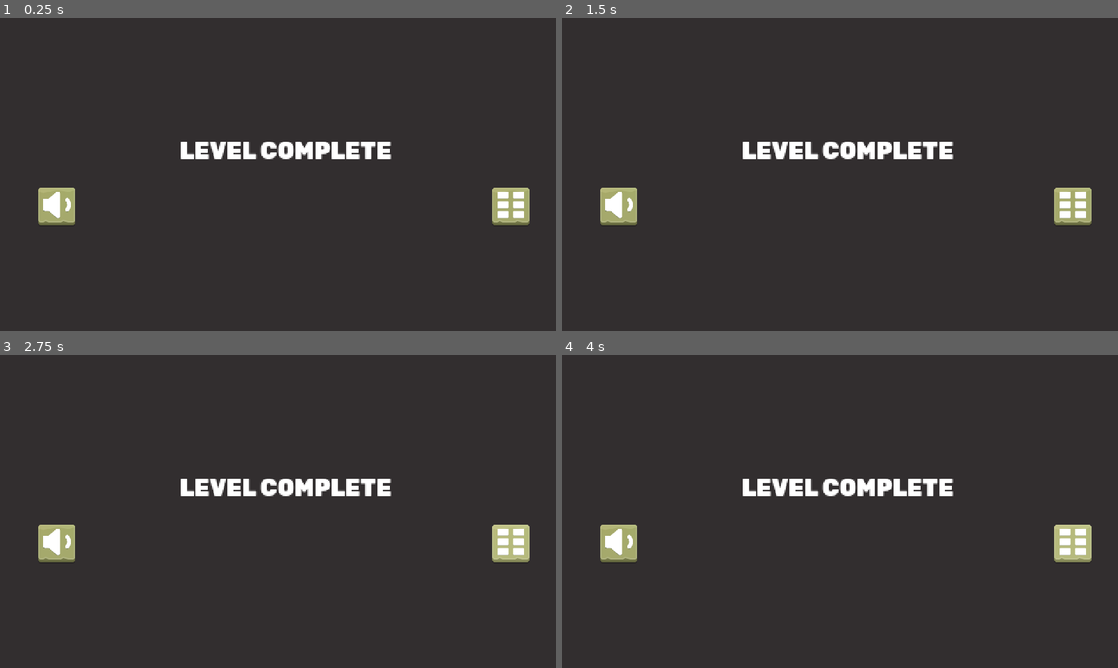
Above: before the commit, frames 1-4 (two rows, left to right).
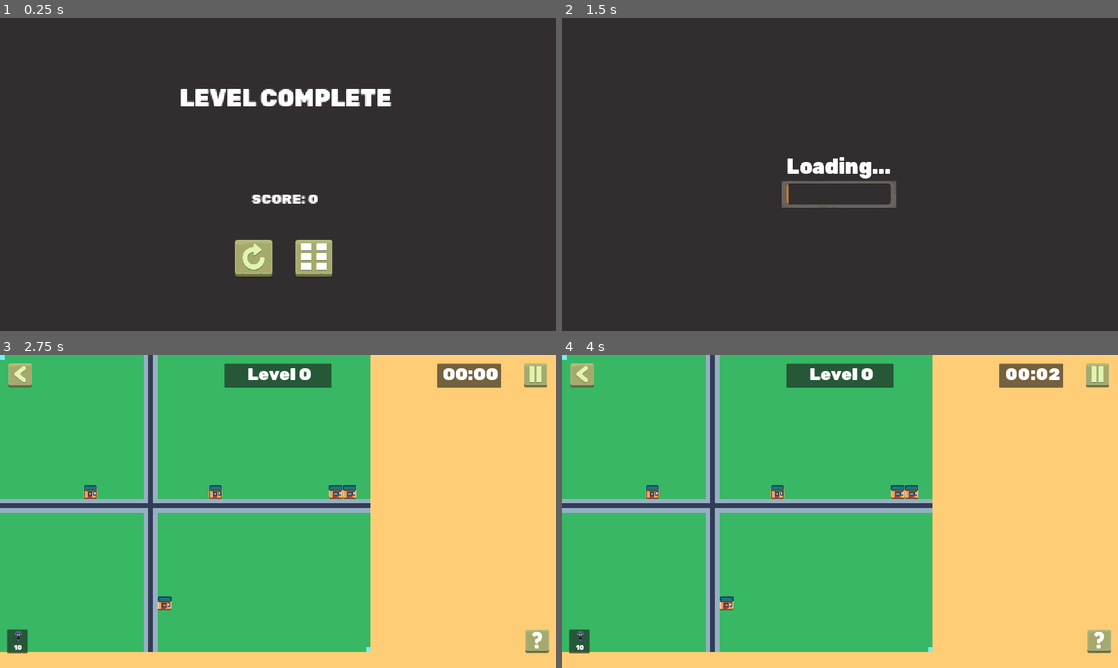
Above: after the commit, the same moments.

Repository: Escape-Game-Jam-2024/Grid-City
Game: Godot game, scene res://scenes/game_over.tscn
Two runs of this game, one before a commit and one after it. Both use one fixed random seed, a clock stepped at 60 frames per second and the inputs below. This scene is started directly instead of the project's main scene.
Inputs (mouse positions are in pixels of both pictures, inside the frame that each line leads up to):
- Up to frame 1 (0.25 s): no input
- Up to frame 2 (1.5 s): click (617, 205) at 0.52 s; click (817, 259) at 1.27 s
- Up to frame 3 (2.75 s): click (511, 542) at 2.02 s
- Up to frame 4 (4 s): click (1073, 542) at 2.77 s; click (1073, 542) at 3.52 s

The runs differ from the first frame. In frame 1, 6.4% of the frame differs, in the area x 6-96%, y 22-83%; in frame 2, 4.2%; in frame 3, 100%, in the area x 0-100%, y 0-100%; in frame 4, 100%.
Error after the commit: Out of bounds get index '0' (on base: 'Dictionary') (res://scripts/game_over.gd:26)

Commit message:
Game over screen and touch ups on game ui

Diff:
--- /dev/null
+++ b/scenes/LevelMenu/pole_picker.tscn
@@ -0,0 +1,33 @@
+[gd_scene load_steps=4 format=3 uid="uid://b4li84n8vv6o8"]
+
+[ext_resource type="Script" path="res://scripts/Placement/pole_picker.gd" id="1_dxuiv"]
+[ext_resource type="PackedScene" uid="uid://dc1p6h8d0rhf8" path="res://scenes/Placement/tool_bar.tscn" id="1_y74yo"]
+[ext_resource type="FontFile" uid="uid://d3n5y3oecltvb" path="res://assets/fonts/rubik/Rubik-Black.ttf" id="2_q3712"]
+
+[node name="Panel" type="PanelContainer"]
+custom_minimum_size = Vector2(70, 70)
+offset_right = 70.0
+offset_bottom = 71.0
+size_flags_horizontal = 4
+mouse_filter = 1
+script = ExtResource("1_dxuiv")
+poles = 10
+
+[node name="VBoxContainer" type="VBoxContainer" parent="."]
+custom_minimum_size = Vector2(70, 70)
+layout_mode = 2
+alignment = 1
+
+[node name="ToolBar" parent="VBoxContainer" instance=ExtResource("1_y74yo")]
+custom_minimum_size = Vector2(70, 40)
+layout_mode = 2
+
+[node name="PoleCount" type="RichTextLabel" parent="VBoxContainer"]
+custom_minimum_size = Vector2(30, 0)
+layout_mode = 2
+theme_override_fonts/normal_font = ExtResource("2_q3712")
+theme_override_font_sizes/normal_font_size = 22
+bbcode_enabled = true
+text = "[center] 10"
+fit_content = true
+scroll_active = false
--- a/scenes/Placement/tool_bar.tscn
+++ b/scenes/Placement/tool_bar.tscn
@@ -4,13 +4,21 @@
 
 [node name="ToolBar" type="Control"]
 layout_mode = 3
-anchors_preset = 0
+anchors_preset = 8
+anchor_left = 0.5
+anchor_top = 0.5
+anchor_right = 0.5
+anchor_bottom = 0.5
+grow_horizontal = 2
+grow_vertical = 2
 
 [node name="HBoxContainer" type="HBoxContainer" parent="."]
 layout_mode = 0
 offset_right = 40.0
 offset_bottom = 40.0
+alignment = 1
 
 [node name="Slot" parent="HBoxContainer" instance=ExtResource("1_d41xx")]
 layout_mode = 2
+size_flags_horizontal = 4
 item_name = "pole"
--- a/scenes/game_over.tscn
+++ b/scenes/game_over.tscn
@@ -1,6 +1,9 @@
-[gd_scene load_steps=3 format=3 uid="uid://cyqw8k7c2mcgc"]
+[gd_scene load_steps=6 format=3 uid="uid://cyqw8k7c2mcgc"]
 
 [ext_resource type="FontFile" uid="uid://d3n5y3oecltvb" path="res://assets/fonts/rubik/Rubik-Black.ttf" id="1_6yedq"]
+[ext_resource type="Script" path="res://scripts/game_over.gd" id="1_sid7w"]
+[ext_resource type="Texture2D" uid="uid://bb66hnppc5ax6" path="res://assets/GUI/Star/Active.png" id="3_3nkii"]
+[ext_resource type="Texture2D" uid="uid://dt7733v88plo3" path="res://assets/GUI/Star/Unactive.png" id="3_hei4l"]
 [ext_resource type="PackedScene" uid="uid://bheakgcv4xagd" path="res://scenes/square_button.tscn" id="4_oc2fy"]
 
 [node name="Background" type="ColorRect"]
@@ -28,19 +31,20 @@
 grow_vertical = 2
 scale = Vector2(1.6, 1.6)
 pivot_offset = Vector2(530, 291)
-theme_override_constants/separation = 50
+theme_override_constants/separation = 70
 alignment = 1
+script = ExtResource("1_sid7w")
 
 [node name="Top" type="VBoxContainer" parent="VBoxContainer"]
 layout_direction = 2
 layout_mode = 2
-theme_override_constants/separation = 50
+theme_override_constants/separation = 20
 
 [node name="MarginContainer" type="MarginContainer" parent="VBoxContainer/Top"]
 layout_mode = 2
 theme_override_constants/margin_top = 30
 
-[node name="Title" type="RichTextLabel" parent="VBoxContainer/Top/MarginContainer"]
+[node name="Message" type="RichTextLabel" parent="VBoxContainer/Top/MarginContainer"]
 layout_mode = 2
 theme_override_fonts/normal_font = ExtResource("1_6yedq")
 theme_override_font_sizes/normal_font_size = 50
@@ -50,15 +54,44 @@
 scroll_active = false
 autowrap_mode = 0
 
+[node name="Stars" type="HBoxContainer" parent="VBoxContainer/Top"]
+custom_minimum_size = Vector2(134, 127)
+layout_mode = 2
+theme_override_constants/separation = -30
+alignment = 1
+
+[node name="Unactive" type="TextureRect" parent="VBoxContainer/Top/Stars"]
+visible = false
+layout_mode = 2
+texture = ExtResource("3_hei4l")
+
+[node name="Active" type="TextureRect" parent="VBoxContainer/Top/Stars"]
+visible = false
+layout_mode = 2
+texture = ExtResource("3_3nkii")
+
+[node name="Score" type="RichTextLabel" parent="VBoxContainer/Top"]
+layout_mode = 2
+theme_override_fonts/normal_font = ExtResource("1_6yedq")
+theme_override_font_sizes/normal_font_size = 30
+bbcode_enabled = true
+text = "[center] SCORE: 0"
+fit_content = true
+
 [node name="Bottom" type="HBoxContainer" parent="VBoxContainer"]
 layout_mode = 2
-theme_override_constants/separation = 900
+theme_override_constants/separation = 50
 alignment = 1
 
-[node name="VolumeButton" parent="VBoxContainer/Bottom" instance=ExtResource("4_oc2fy")]
+[node name="RestartButton" parent="VBoxContainer/Bottom" instance=ExtResource("4_oc2fy")]
 layout_mode = 2
-texture_file = "res://assets/GUI/Button/Icon/SoundOn.png"
+texture_file = "res://assets/GUI/Button/Icon/Replay.png"
 
-[node name="LevelSelectorButton" parent="VBoxContainer/Bottom" instance=ExtResource("4_oc2fy")]
+[node name="NextButton" parent="VBoxContainer/Bottom" instance=ExtResource("4_oc2fy")]
+visible = false
+layout_mode = 2
+texture_file = "res://assets/GUI/Button/Icon/ArrowRight-Bold.png"
+
+[node name="LevelSelector" parent="VBoxContainer/Bottom" instance=ExtResource("4_oc2fy")]
 layout_mode = 2
 texture_file = "res://assets/GUI/Button/Icon/Levels.png"
--- a/scenes/game_scene.tscn
+++ b/scenes/game_scene.tscn
@@ -1,9 +1,11 @@
-[gd_scene load_steps=3 format=3 uid="uid://bppixl0asd6sk"]
+[gd_scene load_steps=4 format=3 uid="uid://bppixl0asd6sk"]
 
+[ext_resource type="Script" path="res://scripts/game_scene.gd" id="1_4fmqg"]
 [ext_resource type="PackedScene" uid="uid://biebd6rq0xdie" path="res://scenes/tileMap.tscn" id="1_is0n4"]
 [ext_resource type="PackedScene" uid="uid://i8imh00816ed" path="res://scenes/in_game_ui.tscn" id="2_ocjqq"]
 
 [node name="GameScene" type="Node2D"]
+script = ExtResource("1_4fmqg")
 
 [node name="Camera2D" type="Camera2D" parent="."]
 anchor_mode = 0
@@ -13,3 +15,6 @@
 [node name="InGameUI" parent="." instance=ExtResource("2_ocjqq")]
 offset = Vector2(959, 535)
 transform = Transform2D(1, 0, 0, 1, 959, 535)
+number_of_poles = 10
+
+[connection signal="restart_level" from="InGameUI" to="." method="_on_in_game_ui_restart_level"]
--- a/scenes/in_game_ui.tscn
+++ b/scenes/in_game_ui.tscn
@@ -3,9 +3,9 @@
 [ext_resource type="PackedScene" uid="uid://bheakgcv4xagd" path="res://scenes/square_button.tscn" id="1_3lgix"]
 [ext_resource type="Script" path="res://scripts/in_game_ui.gd" id="1_cwecn"]
 [ext_resource type="PackedScene" uid="uid://c6hni3b7plbif" path="res://scenes/pause_scene.tscn" id="3_gqwsv"]
-[ext_resource type="FontFile" uid="uid://bbetws86nfi02" path="res://assets/fonts/rubik/Rubik-Black.ttf" id="3_q475d"]
-[ext_resource type="PackedScene" path="res://scenes/dialog_box.tscn" id="4_qyeie"]
-[ext_resource type="PackedScene" uid="uid://dc1p6h8d0rhf8" path="res://scenes/Placement/tool_bar.tscn" id="4_y2k5j"]
+[ext_resource type="FontFile" uid="uid://d3n5y3oecltvb" path="res://assets/fonts/rubik/Rubik-Black.ttf" id="3_q475d"]
+[ext_resource type="PackedScene" uid="uid://b4li84n8vv6o8" path="res://scenes/LevelMenu/pole_picker.tscn" id="4_clbbc"]
+[ext_resource type="PackedScene" uid="uid://bbgcre5xiw6yy" path="res://scenes/dialog_box.tscn" id="4_qyeie"]
 
 [node name="InGameUI" type="CanvasLayer"]
 follow_viewport_enabled = true
@@ -77,7 +77,7 @@
 theme_override_fonts/normal_font = ExtResource("3_q475d")
 theme_override_font_sizes/normal_font_size = 60
 bbcode_enabled = true
-text = "[center] 02:00"
+text = "[center]00:00"
 
 [node name="PauseButton" parent="Menu/Top/HBoxContainer/Right" instance=ExtResource("1_3lgix")]
 layout_mode = 2
@@ -100,13 +100,9 @@
 layout_mode = 2
 theme_override_constants/separation = 1720
 
-[node name="Panel" type="PanelContainer" parent="Menu/Bottom/HBoxContainer"]
-custom_minimum_size = Vector2(70, 70)
+[node name="PolePicker" parent="Menu/Bottom/HBoxContainer" instance=ExtResource("4_clbbc")]
 layout_mode = 2
-size_flags_horizontal = 3
-
-[node name="ToolBar" parent="Menu/Bottom/HBoxContainer/Panel" instance=ExtResource("4_y2k5j")]
-layout_mode = 2
+poles = 0
 
 [node name="HelpButton" parent="Menu/Bottom/HBoxContainer" instance=ExtResource("1_3lgix")]
 layout_mode = 2
@@ -122,11 +118,10 @@
 dialog_box_size = Vector2(700, 400)
 
 [node name="Timer" type="Timer" parent="."]
-wait_time = 60.0
-one_shot = true
 
 [connection signal="clicked" from="Menu/Top/HBoxContainer/BackButton" to="." method="go_to_level_selector"]
 [connection signal="clicked" from="Menu/Top/HBoxContainer/Right/PauseButton" to="." method="_on_pause_button_clicked"]
+[connection signal="clicked" from="Menu/Bottom/HBoxContainer/HelpButton" to="." method="_on_help_button_clicked"]
 [connection signal="level_selector" from="PauseScene" to="." method="go_to_level_selector"]
 [connection signal="play" from="PauseScene" to="." method="_on_pause_scene_play"]
 [connection signal="restart" from="PauseScene" to="." method="_on_pause_scene_restart"]
--- a/scripts/LevelMenu/levelBox.gd
+++ b/scripts/LevelMenu/levelBox.gd
@@ -41,6 +41,7 @@
 		return
 	if event is InputEventMouseButton and event.pressed:
 		level_selected.emit(level_num)
+		GameManager.level_selected.emit(level_num)
 		SceneLoader.load_scene("res://scenes/game_scene.tscn", true)
 
 func set_stars(value):
--- a/scripts/LevelMenu/starBar.gd
+++ b/scripts/LevelMenu/starBar.gd
@@ -1,7 +1,7 @@
 extends HBoxContainer
 
-var active_star = preload("res://assets/gui/Level/Star/Active.png")
-var unactive_star = preload("res://assets/gui/Level/Star/Unactive.png")
+var active_star = preload("res://assets/GUI/Level/Star/Active.png")
+var unactive_star = preload("res://assets/GUI/Level/Star/Unactive.png")
 
 func update_stars(value):
 	var num_stars = clamp(value, 0, 3)
--- a/scripts/Placement/Item.gd
+++ b/scripts/Placement/Item.gd
@@ -27,7 +27,7 @@
 
 func _unhandled_input(event):
 	# place item
-	if event is InputEventMouseButton && event.pressed && event.button_index == MOUSE_BUTTON_LEFT:
+	if event is InputEventMouseButton && event.pressed && event.button_index == MOUSE_BUTTON_LEFT && GameManager.can_place_poles:
 		var arr = area_2d.get_overlapping_areas()
 		for obj in arr:
 			obj.get_parent().queue_free()
@@ -36,6 +36,8 @@
 			set_process(false)
 			set_process_unhandled_input(false)
 			area_2d.monitoring = false
+
+			GameManager.item_placed.emit()
 
 		ok.hide()
 		deny.hide()
@@ -48,8 +50,6 @@
 		deny.hide()
 		GameManager.emit_signal("item_unselected",self)
 
-
-
 func _on_area_2d_input_event(viewport, event, shape_idx):
 	if event is InputEventMouseButton and event.pressed and event.button_index == MOUSE_BUTTON_RIGHT:
 		GameManager.emit_signal("item_unselected",self)
--- /dev/null
+++ b/scripts/Placement/pole_picker.gd
@@ -0,0 +1,40 @@
+@tool
+extends PanelContainer
+
+@export var poles: int:
+    set(new_value):
+        poles = new_value
+
+@onready var pole_count_label = $VBoxContainer/PoleCount
+
+signal game_ui_ready
+
+var poles_remaining: int
+
+func _ready():
+    GameManager.item_selected.connect(_on_pole_picked)
+    GameManager.item_unselected.connect(_on_pole_removed)
+    GameManager.item_placed.connect(_on_pole_placed)
+
+    game_ui_ready.connect(_on_game_ui_ready)
+
+func _on_game_ui_ready(number_of_poles: int):
+    poles = number_of_poles
+    poles_remaining = poles
+
+func _on_pole_placed():
+    if poles_remaining == 0:
+        GameManager.pole_limit_exceeded.emit()
+        return
+
+func _on_pole_picked(_texture):
+    poles_remaining -= 1
+
+func _on_pole_removed(_texture):
+    if poles_remaining == poles:
+        return
+
+    poles_remaining += 1
+
+func _process(_delta):
+    pole_count_label.text = '[center] %s' % poles_remaining
--- a/scripts/Placement/slot.gd
+++ b/scripts/Placement/slot.gd
@@ -9,5 +9,8 @@
 	$TextureRect.texture = texture_inside
 
 func _on_Slot_gui_input(event):
+	if not GameManager.can_place_poles:
+		return
+
 	if event is InputEventMouseButton and event.pressed and event.button_index == MOUSE_BUTTON_LEFT:
 		GameManager.emit_signal("item_selected", texture_inside)
--- a/scripts/game_manager.gd
+++ b/scripts/game_manager.gd
@@ -8,14 +8,39 @@
 	HOUSE,
 }
 
+var level_results: Dictionary = {}
+var current_level: int = 1
+var selected_level: int = 1
+var last_level_played: int
+
 signal item_selected
 signal item_unselected
+signal item_placed
+signal pole_limit_exceeded
+signal level_selected
+signal play_clicked
+
 var tilemap: TileMap
 var cityLayout: Array
+var can_place_poles: bool = true
+var is_level_select: bool = false
+var is_play_click: bool = false
 
 func _ready():
 	item_selected.connect(self.item_select)
 	item_unselected.connect(self.item_unselect)
+	pole_limit_exceeded.connect(self._on_pole_limit_exceeded)
+	level_selected.connect(self._on_level_selected)
+	play_clicked.connect(self._on_play_clicked)
+
+func _on_level_selected(level: int):
+	selected_level = level
+	is_level_select = true
+	is_play_click = false
+
+func _on_play_clicked():
+	is_play_click = true
+	is_level_select = false
 
 func item_select(texture: Texture2D):
 	var item = preload("res://scenes/Placement/Item.tscn").instantiate()
@@ -28,3 +53,19 @@
 
 func item_unselect(item: Sprite2D):
 	get_tree().call_group("tilemapGroup", "remove_object", item)
+	can_place_poles = true
+
+func _on_pole_limit_exceeded():
+	can_place_poles = false
+
+func commit_level_results(level: int, level_finished: bool, time_elasped: float, poles_used: int):
+	# TODO: Score calculation logic
+	var stars = 0
+	var score = 5
+
+	level_results[level] = { "score": score, "stars": stars }
+
+	if level == current_level and stars > 0:
+		current_level += 1
+
+	last_level_played = level
--- /dev/null
+++ b/scripts/game_over.gd
@@ -0,0 +1,72 @@
+extends VBoxContainer
+
+@onready var message_label: RichTextLabel = $Top/MarginContainer/Message
+@onready var stars_container: HBoxContainer = $Top/Stars
+@onready var unactive_star: TextureRect = $Top/Stars/Unactive
+@onready var active_star: TextureRect = $Top/Stars/Active
+@onready var score_label: RichTextLabel = $Top/Score
+@onready var next_button: TextureButton = $Bottom/NextButton
+@onready var restart_button: TextureButton = $Bottom/RestartButton
+@onready var level_selector: TextureButton = $Bottom/LevelSelector
+
+var level_results: Dictionary
+var last_level_played: int
+var num_of_stars: int
+var duplicate_stars: Array[TextureRect] = []
+
+const GAME_SCENE = "res://scenes/game_scene.tscn"
+const LEVEL_SCENE = "res://scenes/LevelMenu/LevelSelector.tscn"
+
+func _ready():
+	restart_button.clicked.connect(_on_restart_button_clicked)
+	next_button.clicked.connect(_on_next_button_clicked)
+	level_selector.clicked.connect(_on_level_selector_clicked)
+
+	last_level_played = GameManager.last_level_played
+	level_results = GameManager.level_results[last_level_played]
+	num_of_stars = level_results["stars"]
+
+	set_message()
+	set_stars()
+	score_label.text = "[center]SCORE: %s" % level_results["score"]
+
+	if num_of_stars > 0:
+		next_button.show()
+
+func _on_restart_button_clicked():
+	GameManager.level_selected.emit(last_level_played)
+	SceneLoader.load_scene(GAME_SCENE)
+
+func _on_next_button_clicked():
+	GameManager.play_clicked.emit()
+	SceneLoader.load_scene(GAME_SCENE)
+
+func _on_level_selector_clicked():
+	SceneLoader.load_scene(LEVEL_SCENE, false)
+	print("level selector clicked")
+
+func set_message():
+	if num_of_stars > 0:
+		message_label.text = "[center]LEVEL COMPLETE"
+	else:
+		message_label.text = "[center]SORRY, TRY AGAIN!"
+
+func create_duplicate_star(ref_star: TextureRect):
+	var duplicate_star = ref_star.duplicate()
+	duplicate_star.visible = true
+	stars_container.add_child(duplicate_star)
+	duplicate_stars.append(duplicate_star)
+
+func set_stars():
+	var last_star_index: int = 0
+
+	for i in range(num_of_stars):
+		create_duplicate_star(active_star)
+		last_star_index = i
+
+	for j in range(last_star_index, 3):
+		create_duplicate_star(unactive_star)
+
+func _exit_tree():
+	for star in duplicate_stars:
+		stars_container.remove_child(star)
--- /dev/null
+++ b/scripts/game_scene.gd
@@ -0,0 +1,22 @@
+extends Node2D
+
+@onready var game_ui: CanvasLayer = $InGameUI
+
+var current_level: int
+
+const GAME_SCENE = "res://scenes/game_scene.tscn"
+
+func _ready():
+    set_current_level()
+
+    game_ui.game_scene_ready.emit(current_level, 10) # must get config for poles from the game manager
+
+func set_current_level():
+    if GameManager.is_play_click:
+        current_level = GameManager.current_level
+    else:
+        current_level = GameManager.selected_level
+
+func _on_in_game_ui_restart_level():
+    GameManager.level_selected.emit(current_level)
+    SceneLoader.load_scene(GAME_SCENE)
--- a/scripts/in_game_ui.gd
+++ b/scripts/in_game_ui.gd
@@ -2,28 +2,42 @@
 extends CanvasLayer
 
 signal restart_level
+signal game_over # will be triggered when all the houses light up
+signal game_scene_ready
 
 @export var level_num: int:
 	set(new_value):
 		level_num = new_value
 
+@export var number_of_poles: int:
+	set(new_value):
+		number_of_poles = new_value
+
 @onready var pause_scene: Control = $PauseScene
 @onready var dialog_box: Control = $DialogBox
 @onready var level_label: RichTextLabel = $Menu/Top/CenterContainer/Level/RichTextLabel
 @onready var timer_label: RichTextLabel = $Menu/Top/HBoxContainer/Right/Timer/RichTextLabel
+@onready var pole_picker: Node = $Menu/Bottom/HBoxContainer/PolePicker
 @onready var timer: Timer = $Timer
 
 var is_restart = false
+var time_elapsed: float = 0
 
 const LEVEL_SCENE = "res://scenes/LevelMenu/LevelSelector.tscn"
+const GAME_OVER_SCENE = "res://scenes/game_over.tscn"
 
 func _ready():
 	timer.start()
 
-func get_time_left() -> Array[float]:
-	var time_left = timer.time_left
-	var minutes = floor(time_left / 60)
-	var seconds = int(time_left) % 60
+	game_scene_ready.connect(_on_game_scene_ready)
+
+func _on_game_scene_ready(current_level: int, poles: int):
+	level_num = current_level
+	pole_picker.game_ui_ready.emit(poles)
+
+func get_formatted_time() -> Array[int]:
+	var minutes = floor(time_elapsed / 60)
+	var seconds = int(time_elapsed) % 60
 	return [minutes, seconds]
 
 func _on_pause_scene_play():
@@ -40,8 +54,8 @@
 	dialog_box.show()
 
 func _on_dialog_box_primary_button_clicked():
+	get_tree().paused = false
 	if not is_restart:
-		get_tree().paused = false
 		SceneLoader.load_scene(LEVEL_SCENE, false)
 	else:
 		restart_level.emit()
@@ -52,8 +66,14 @@
 
 func _process(_delta):
 	level_label.text = '[center] Level %s' % level_num
+	pole_picker.poles = number_of_poles
+
 	if not Engine.is_editor_hint():
-		timer_label.text = '[center] %02d:%02d' % get_time_left()
+		timer_label.text = '[center] %02d:%02d' % get_formatted_time()
 
 func _on_timer_timeout():
-	pass
+	time_elapsed += 1
+
+func _on_help_button_clicked():
+	GameManager.commit_level_results(level_num, true, time_elapsed, pole_picker.poles_remaining)
+	SceneLoader.load_scene(GAME_OVER_SCENE, false)
--- a/scripts/square_button.gd
+++ b/scripts/square_button.gd
@@ -8,7 +8,6 @@
 		texture_file = new_value
 
 @onready var texture_rect: TextureRect = $MarginContainer/TextureRect
-
 
 func _ready():
 	button_down.connect(_on_button_pressed)
